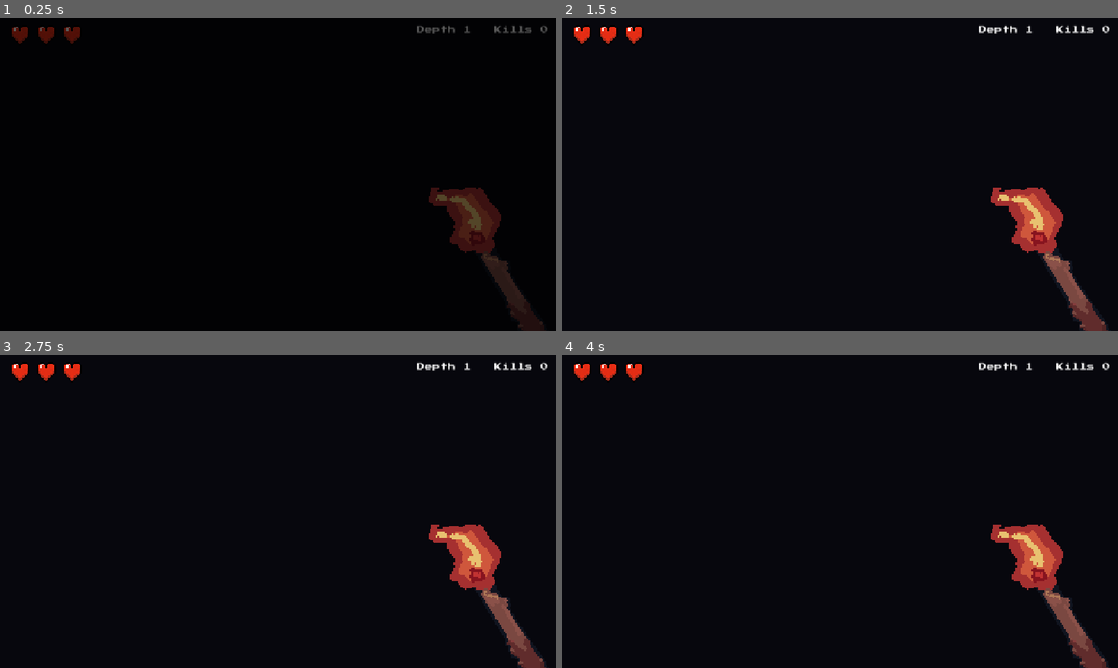
Above: before the commit, frames 1-4 (two rows, left to right).
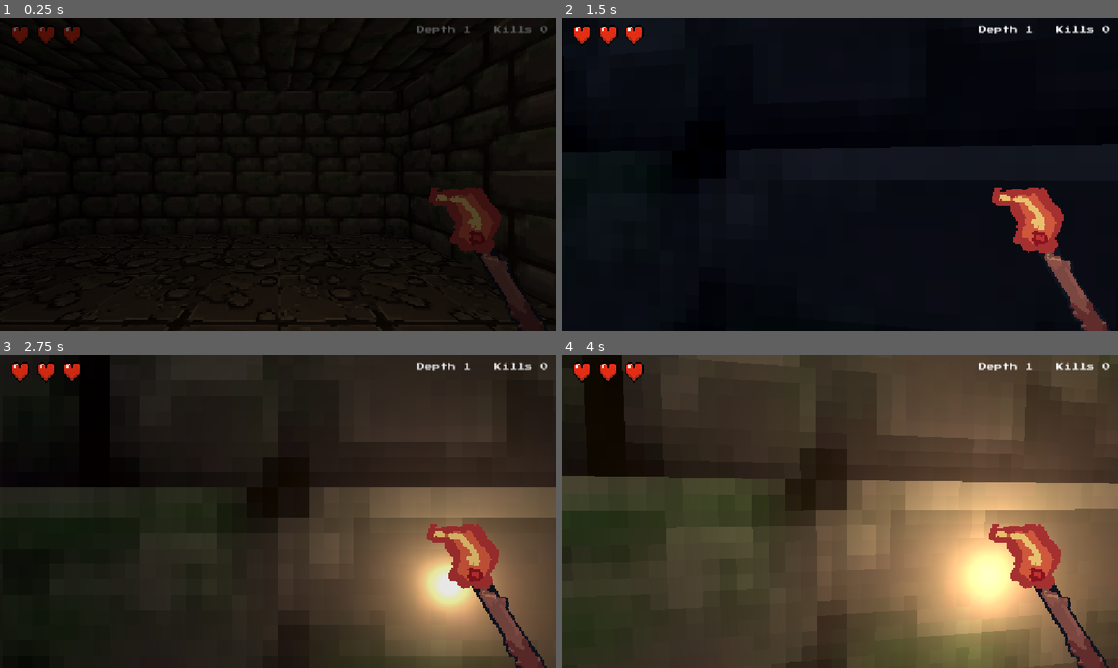
Above: after the commit, the same moments.

Repository: WatcherAtTheThreshold/threshold-deep
Game: Godot game, scene res://scenes/dungeon.tscn
Two runs of this game, one before a commit and one after it. Both use one fixed random seed, a clock stepped at 60 frames per second and the inputs below.
Inputs (mouse positions are in pixels of both pictures, inside the frame that each line leads up to):
- Up to frame 1 (0.25 s): no input
- Up to frame 2 (1.5 s): tap Enter at 0.5 s; move the mouse to (867, 174) at 0.52 s; press the mouse at (867, 174) at 0.53 s; hold W (move_forward) from 0.53 s (still down); move the mouse to (812, 174) at 1.27 s; release the mouse at (812, 174) at 1.28 s; tap Space (dash) at 1.35 s
- Up to frame 3 (2.75 s): keep holding W (move_forward); tap Space (dash) at 2 s; move the mouse to (289, 505) at 2.02 s; tap R at 2.1 s
- Up to frame 4 (4 s): keep holding W (move_forward); move the mouse to (834, 517) at 2.77 s; click (834, 517) at 2.85 s; tap Enter at 3.5 s; move the mouse to (878, 514) at 3.52 s; tap Space (dash) at 3.6 s

The runs differ from the first frame. In frame 1, 4.6% of the frame differs, in the area x 0-100%, y 0-100%; in frame 2, 0.3%; in frame 3, 65%; in frame 4, 93%.
Error before the commit: Parse Error: Cannot infer the type of "n" variable because the value doesn't have a set type. (res://scripts/dungeon.gd:186)

Commit message:
Fix type inference in the plank-holds flood fill
Typed the direction loop variable - iterating an untyped array
literal left the neighbor sum uninferable.

Co-Authored-By: Claude Fable 5 <noreply@anthropic.com>

Diff:
--- a/scripts/dungeon.gd
+++ b/scripts/dungeon.gd
@@ -182,7 +182,7 @@
 			return true
 		if id != floor_wood_id and c != start:
 			continue
-		for d in [Vector2i.UP, Vector2i.DOWN, Vector2i.LEFT, Vector2i.RIGHT]:
+		for d: Vector2i in [Vector2i.UP, Vector2i.DOWN, Vector2i.LEFT, Vector2i.RIGHT]:
 			var n := c + d
 			if n == banned or visited.has(n):
 				continue
